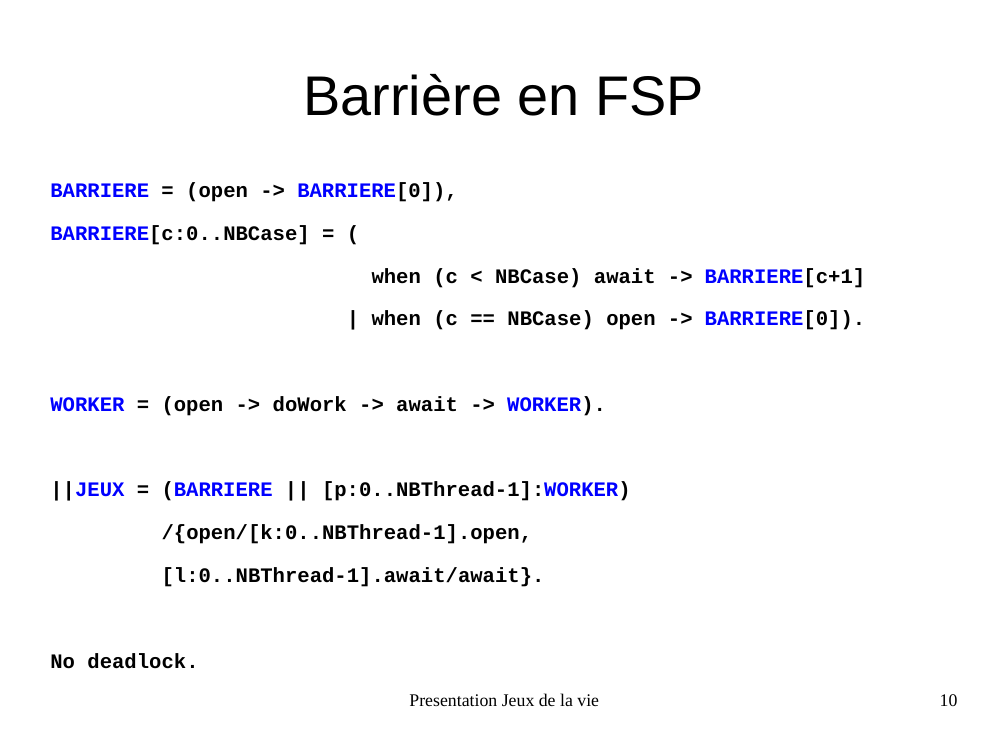
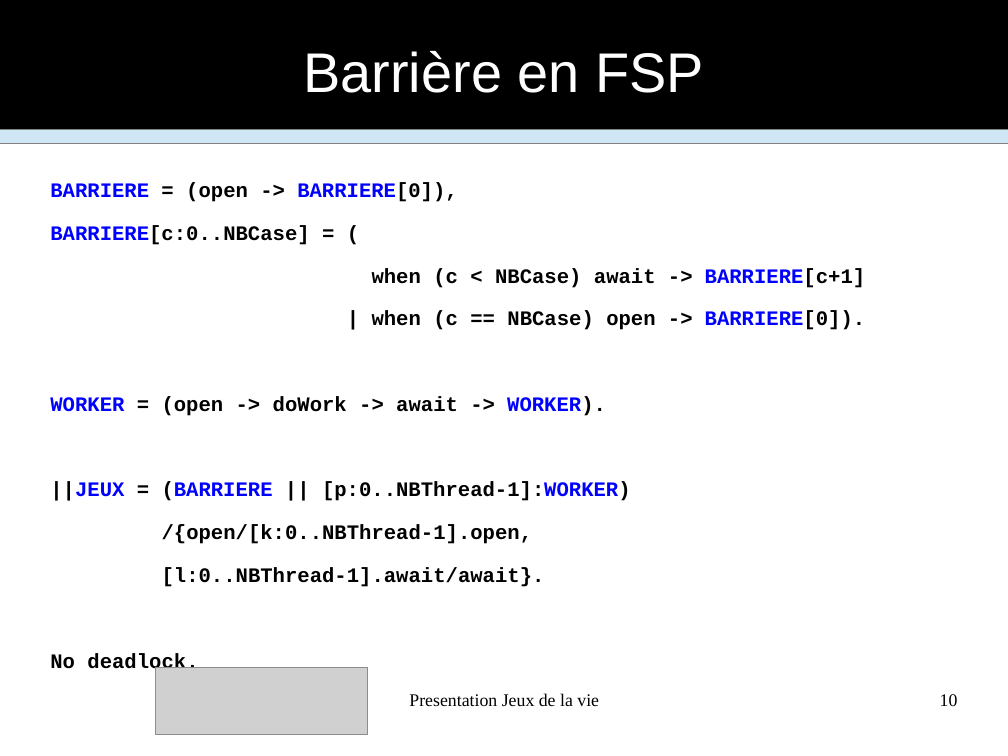
Before and after one commit to FabienInspiron/lifegame, a slide deck: slide 10 of Rapport/Presentation.odp. Drawn at 1008x756 pixels with LibreOffice and Linux fonts; fonts in the diff are those of the drawing; grey boxes stand for pictures. Boxes give left, top, right and bottom in pixels: in the first picture for what was removed or moved away, otherwise in the second. Text is boxed around its words. In the diff, an @@ line names an element or a change of style, - is before the commit and + after.

```diff
--- a/Rapport/Presentation.odp
+++ b/Rapport/Presentation.odp
@@ rectangle added at <box>0,0,1008,130</box>, fill #000000, outline #808080 0 pt @@
@@ title "Barrière en FSP": place and size @@
-title "Barrière en FSP" at <box>303,74,703,116</box>
+title "Barrière en FSP" at <box>303,51,703,93</box>
@@ title "Barrière en FSP" at <box>303,51,703,93</box>: text colour #000000 to #FFFFFF @@
@@ rectangle added at <box>0,130,1008,145</box>, fill #CFE7F5, outline #808080 0 pt @@
@@ picture added at <box>155,668,367,735</box> @@
```
Also in this commit, not shown: 17 other slides changed, 3 other files.
